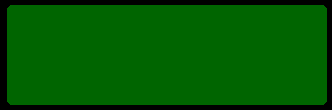
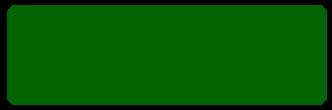
Revision of a layered 332×110 image; what changed, layer by layer:
removed layer "Pasted Layer" over left=7, top=5, right=327, bottom=105
renamed "Background" to "BlankButton.png", painted on it over left=7, top=5, right=327, bottom=105
